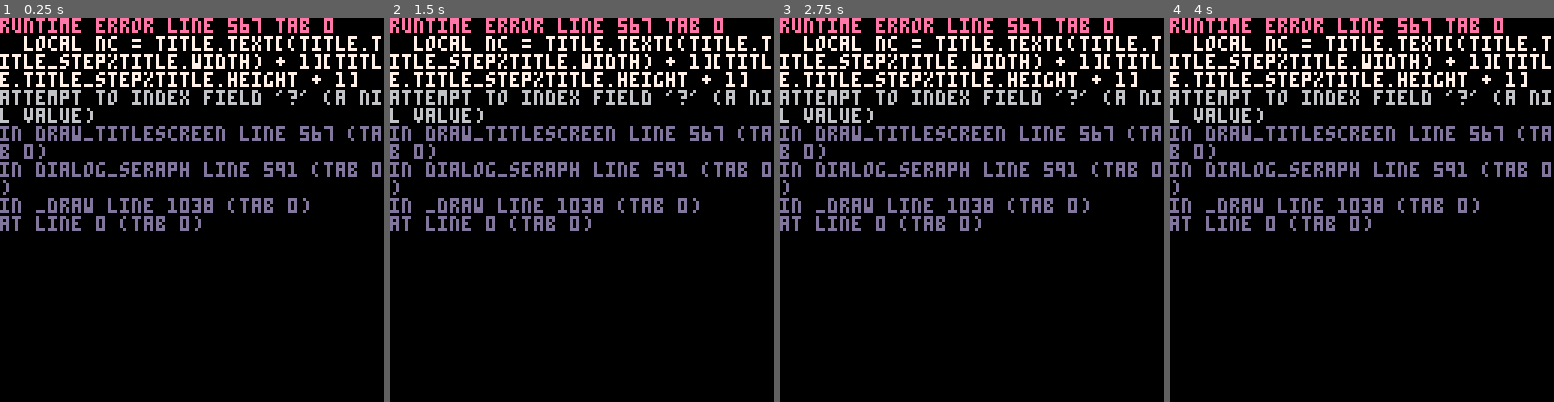
Above: before the commit, frames 1-4 (left to right).
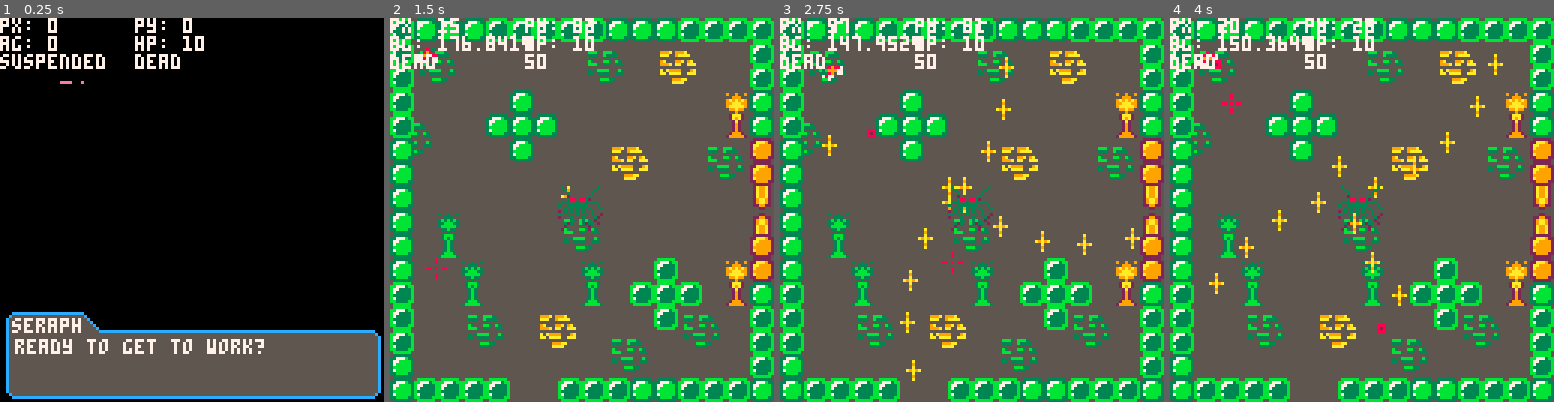
Above: after the commit, the same moments.

Repository: kbrewington/Negation
Game: PICO-8 cartridge negation.p8
Same seed, same stepped clock (60 frames per second), same inputs: the game is played once before the commit and once after it.
Inputs (mouse positions are in pixels of both pictures, inside the frame that each line leads up to):
- Up to frame 1 (0.25 s): no input
- Up to frame 2 (1.5 s): tap X (X key) at 0.33, 1.07 s; click (670, 121) at 0.67 s; tap O (Z key) at 0.7 s; click (436, 267) at 1.22 s
- Up to frame 3 (2.75 s): hold Right 1.6-2.1 s; tap O (Z key) at 1.7, 2.1, 2.5 s; click (887, 114) at 1.77 s; tap X (X key) at 1.85 s; hold Up 2.15-2.42 s; click (952, 259) at 2.32 s; hold Right from 2.47 s (still down)
- Up to frame 4 (4 s): click (1404, 106) at 2.87 s; tap O (Z key) at 2.9, 3.3, 3.7 s; tap X (X key) at 2.97 s; release Right at 3.03 s; hold Left 3.08-3.58 s; click (1465, 256) at 3.42 s; hold Down 3.63-3.97 s; click (1231, 102) at 3.97 s

The runs differ from the first frame. In frame 1, 31% of the frame differs, in the area x 0-100%, y 0-100%; in frame 2, 99%; in frame 3, 99%; in frame 4, 99%.
Error before the commit: runtime error line 567 tab 0; local nc = title.text[(title.title_step%title.width) + 1][title.title_step%title.height + 1]; attempt to index field '?' (a nil v…

Commit message:
added title screen animation

Diff:
--- a/negation.p8
+++ b/negation.p8
@@ -56,15 +56,39 @@
 title.title_step = 0
 title.startx = 20
 title.starty = 20
-title.text =    {{1,1,1,1,1,1,1,1,1,1,1,1,1,1,1,1,1,1,1,1,1,1,1,1,1,1,1,1,1,1},
-                 {2,2,2,2,2,2,2,2,2,2,2,2,2,2,2,2,2,2,2,2,2,2,2,2,2,2,2,2,2,2},
-                 {3,3,3,3,3,3,3,3,3,3,3,3,3,3,3,3,3,3,3,3,3,3,3,3,3,3,3,3,3,3},
-                 {4,4,4,4,4,4,4,4,4,4,4,4,4,4,4,4,4,4,4,4,4,4,4,4,4,4,4,4,4,4},
-                 {5,5,5,5,5,5,5,5,5,5,5,5,5,5,5,5,5,5,5,5,5,5,5,5,5,5,5,5,5,5},
-                 {6,6,6,6,6,6,6,6,6,6,6,6,6,6,6,6,6,6,6,6,6,6,6,6,6,6,6,6,6,6}}
+  --[[
+  blk = 0
+  nvy = 1
+  mroon = 2
+  dk grn = 3
+  brwn = 4
+  drk gry = 5
+  lght gry = 6
+  wht = 7
+  red = 8
+  orange = 9
+  yellow = 10
+  green = 11
+  blue = 12
+  purp = 13
+  pink = 14
+  skin = 15
+  ]]
+title.text =    {{14,14,14,14, 0, 0, 0,14,14,14, 0,14,14,14,14,14,14,14, 0, 14,14,14,14,14,14,14,14, 0, 0,14,14,14,14,14, 0, 0,14,14,14,14,14,14,14, 0,14,14,14,14,14,14,14, 0, 0,14,14,14,14, 0, 0,14,14,14,14, 0, 0, 0,14,14,14},
+                 {14, 1, 1, 1,14, 0, 0,14, 1,14, 0,14, 1, 1, 1, 1, 1,14, 0, 14, 1, 1, 1, 1, 1, 1,14, 0,14, 1, 1, 1, 1, 1,14, 0,14, 1, 1, 1, 1, 1,14, 0,14, 1, 1, 1, 1, 1,14, 0,14, 1, 1, 1, 1,14, 0,14, 1, 1, 1,14, 0, 0,14, 1,14},
+                 {14, 1, 1, 1, 1,14, 0,14, 1,14, 0,14, 1,14,14,14,14,14, 0, 14, 1,14,14,14,14,14,14, 0,14, 1, 1,14, 1, 1,14, 0,14,14,14, 1,14,14,14, 0,14,14,14, 1,14,14, 0, 0,14, 1,14,14, 1,14, 0,14, 1, 1, 1, 1,14, 0,14, 1,14},
+                 {14, 1,14,14, 1, 1,14,14, 1,14, 0,14, 1,14, 0, 0, 0, 0, 0, 14, 1,14, 0, 0, 0, 0, 0, 0,14, 1, 1, 1, 1, 1,14, 0, 0, 0,14, 1,14, 0, 0, 0, 0, 0,14, 1,14, 0, 0, 0,14, 1,14,14, 1,14, 0,14, 1,14,14, 1, 1,14,14, 1,14},
+                 {14, 1,14, 0,14, 1, 1, 1, 1,14, 0,14, 1,14,14,14, 0, 0, 0, 14, 1,14, 0,14,14,14,14, 0,14, 1, 1,14, 1, 1,14, 0, 0, 0,14, 1,14, 0, 0, 0, 0, 0,14, 1,14, 0, 0, 0,14, 1,14,14, 1,14, 0,14, 1,14, 0,14, 1, 1, 1, 1,14},
+                 {14, 1,14, 0,14, 1, 1, 1, 1,14, 0,14, 1, 1, 1,14, 0, 0, 0, 14, 1,14, 0,14, 1, 1,14, 0,14, 1,14, 0,14, 1,14, 0, 0, 0,14, 1,14, 0, 0, 0, 0, 0,14, 1,14, 0, 0, 0,14, 1,14,14, 1,14, 0,14, 1,14, 0,14, 1, 1, 1, 1,14},
+                 {14, 1,14, 0, 0,14, 1, 1, 1,14, 0,14, 1,14,14,14, 0, 0, 0, 14, 1,14, 0,14,14, 1,14, 0,14, 1,14, 0,14, 1,14, 0, 0, 0,14, 1,14, 0, 0, 0, 0, 0,14, 1,14, 0, 0, 0,14, 1,14,14, 1,14, 0,14, 1,14, 0, 0,14, 1, 1, 1,14},
+                 {14, 1,14, 0, 0, 0,14, 1, 1,14, 0,14, 1,14, 0, 0, 0, 0, 0, 14, 1,14, 0, 0,14, 1,14, 0,14, 1,14, 0,14, 1,14, 0, 0, 0,14, 1,14, 0, 0, 0, 0, 0,14, 1,14, 0, 0, 0,14, 1,14,14, 1,14, 0,14, 1,14, 0, 0, 0,14, 1, 1,14},
+                 {14, 1,14, 0, 0, 0,14, 1, 1,14, 0,14, 1,14,14,14,14,14, 0, 14, 1,14,14,14,14, 1,14, 0,14, 1,14, 0,14, 1,14, 0, 0, 0,14, 1,14, 0, 0, 0,14,14,14, 1,14,14,14, 0,14, 1,14,14, 1,14, 0,14, 1,14, 0, 0, 0,14, 1, 1,14},
+                 {14, 1,14, 0, 0, 0, 0,14, 1,14, 0,14, 1, 1, 1, 1, 1,14, 0, 14, 1, 1, 1, 1, 1, 1,14, 0,14, 1,14, 0,14, 1,14, 0, 0, 0,14, 1,14, 0, 0, 0,14, 1, 1, 1, 1, 1,14, 0,14, 1, 1, 1, 1,14, 0,14, 1,14, 0, 0, 0, 0,14, 1,14},
+                 {14,14,14, 0, 0, 0, 0, 0,14,14, 0,14,14,14,14,14,14,14, 0, 14,14,14,14,14,14,14,14, 0,14,14,14, 0,14,14,14, 0, 0, 0,14,14,14, 0, 0, 0,14,14,14,14,14,14,14, 0, 0,14,14,14,14, 0, 0,14,14,14, 0, 0, 0, 0, 0,14,14}}
 title.height = #title.text
 title.width = #title.text[1]
 title.drawn = {}
+title.row = 0
 title.drawn.x = {}
 title.drawn.y = {}
 title.drawn.colors = {}
@@ -545,29 +569,16 @@
 end
 
 function draw_titlescreen()
-  --[[
-  blk = 0
-  nvy = 1
-  mroon = 2
-  dk grn = 3
-  brwn = 4
-  drk gry = 5
-  lght gry = 6
-  wht = 7
-  red = 8
-  orange = 9
-  yellow = 10
-  green = 11
-  blue = 12
-  purp = 13
-  pink = 14
-  skin = 15
-  ]]
   rectfill(0, 0, 127, 127, 0)
 
+  if title.title_step%title.width == 0 then
+    title.row = title.row+1
+  end
+
+
   local nx = title.startx+(title.title_step%title.width)
-  local ny = title.starty+(title.title_step%title.height)
-  local nc = title.text[(title.title_step%title.width) + 1][title.title_step%title.height + 1]
+  local ny = title.starty+title.row
+  local nc = title.text[title.row][(title.title_step%title.width)+1]
   title.drawn.x[#title.drawn.x+1] = nx
   title.drawn.y[#title.drawn.y+1] = ny
   title.drawn.colors[#title.drawn.colors+1] = nc
@@ -577,6 +588,9 @@
   pset(nx, ny, nc)
 
   title.title_step = title.title_step + 1
+  if title.title_step == title.height*title.width then
+    title.title_step = title.title_step - 1
+  end
 end
 
 --[[
